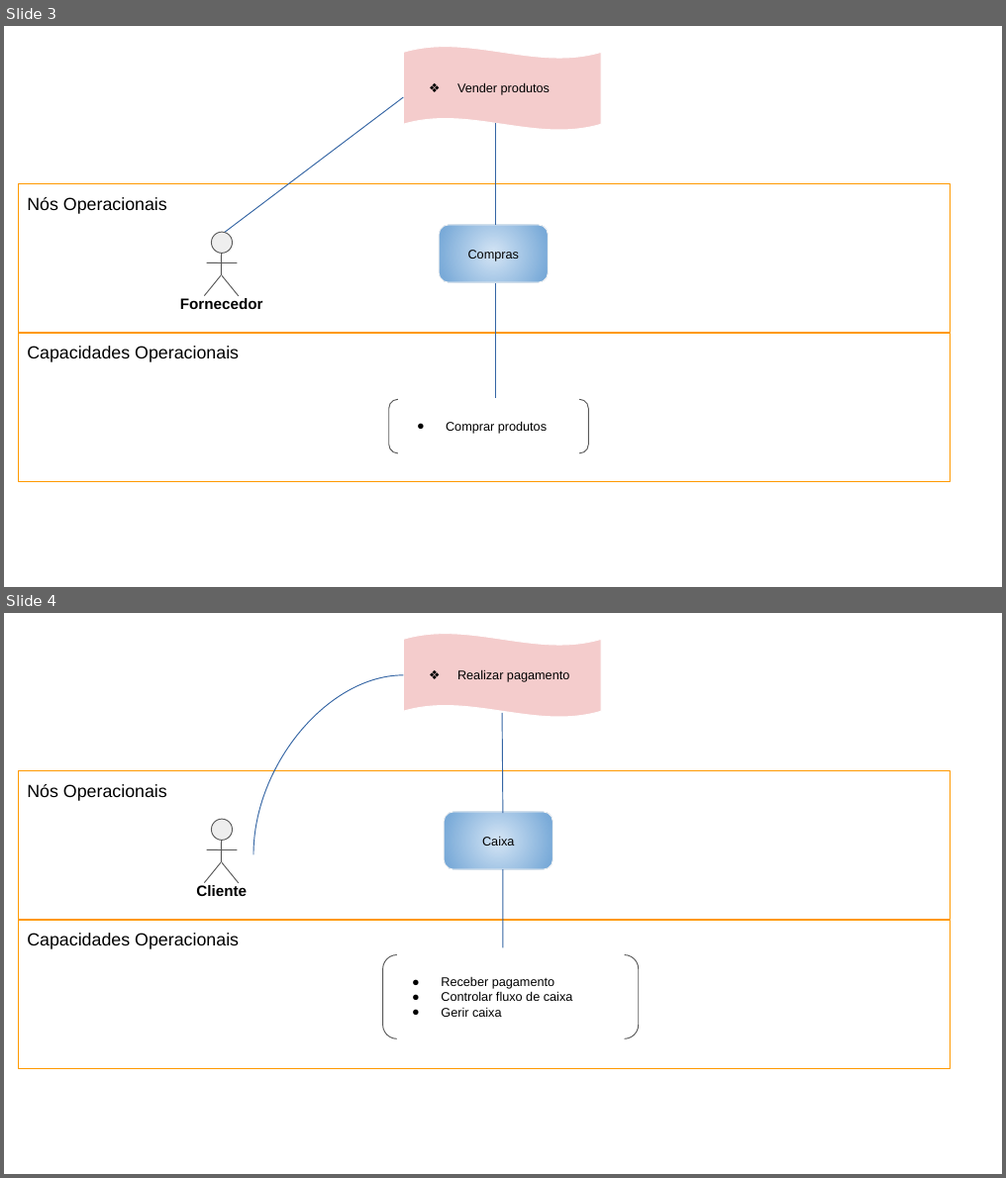
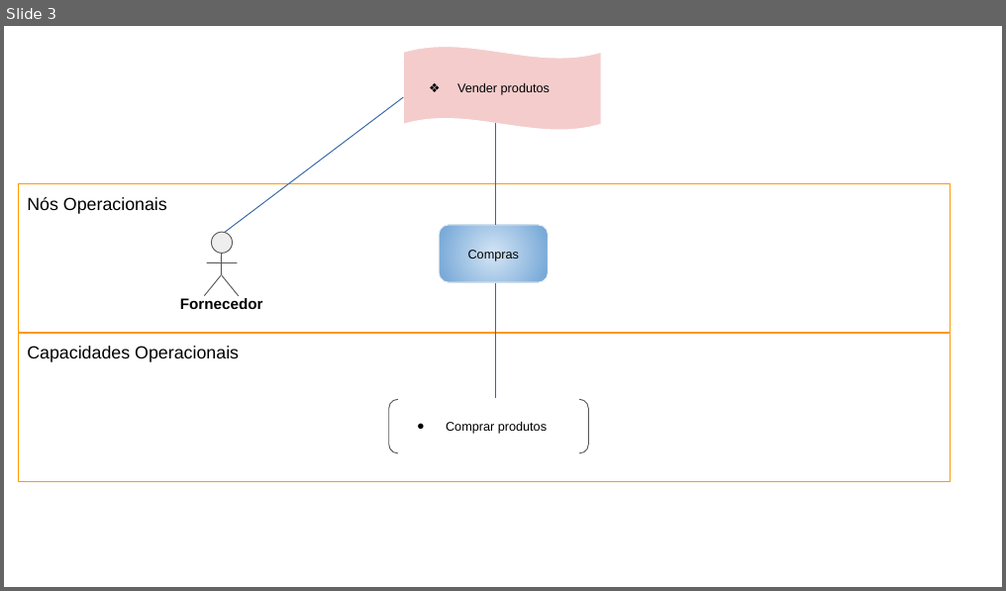
Before and after one commit to Darienzo08/ope_ads, a slide deck: docs/ARTEFATOS(15-23)/Arquitetura_Negócio/15) Arquitetura de Negócio para cada Cenário.pptx. Shown one above the other, each under a label of ours: slides 3 and 4 before the commit, slide 3 after it. The pictures are 1006x1178 and 1006x591 pixels, drawn with LibreOffice and Linux fonts; fonts in the diff are those of the drawing. Boxes give left, top, right and bottom in pixels: in the first picture for what was removed or moved away, otherwise in the second. Text is boxed around its words. In the diff, an @@ line names an element or a change of style, - is before the commit and + after.

```diff
--- a/docs/ARTEFATOS(15-23)/Arquitetura_Negócio/15) Arquitetura de Negócio para cada Cenário.pptx
+++ b/docs/ARTEFATOS(15-23)/Arquitetura_Negócio/15) Arquitetura de Negócio para cada Cenário.pptx
@@ slide 4 removed at (4,613,1002,1174), background #FFFFFF @@
@@ wave removed at (403,633,601,717) @@
-❖ Realizar pagamento
@@ curved line removed from (253, 855) to (403, 675) @@
@@ freeform shape removed at (502,713,503,813) @@
@@ rectangle removed at (19,770,950,920) @@
-Nós Operacionais
@@ rounded rectangle removed at (445,812,553,870) @@
-Caixa
@@ freeform shape removed at (503,869,503,948) @@
@@ group removed at (196,820,247,896): 4 freeform shapes, 1 ellipse, 1 text @@
-Cliente
@@ rectangle removed at (19,920,950,1069) @@
-Capacidades Operacionais
@@ bracket pair removed at (383,956,639,1040) @@
-● Receber pagamento
-● Controlar fluxo de caixa
-● Gerir caixa
```
Also in this commit, not shown: 3 slides changed, 22 other files.
